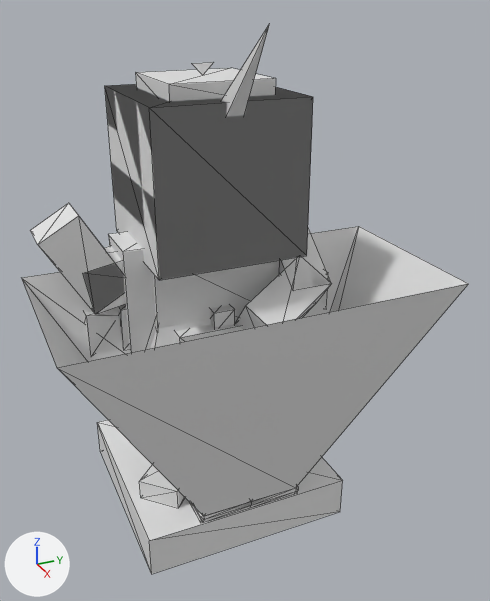
Renders of the OBJ model src/main/resources/assets/hbm/models/trinkets/bobble.obj from each side of a commit.
One viewpoint serves both versions: a 50 mm lens placed at (3.47, -1.32, 3.03), pointed at (0.2, 0.15, 1.39). Every picture has the same lights, and +X, +Y and +Z are marked at lower left. The older version comes first. Mesh edges are drawn as thin lines. Where no turn or scale is listed for an object, it has been applied to the vertices.

The first picture shows 'Cube', 'Drillgon', 'Fluoro', 'FumoHead', 'Glow', 'Head17', 'Horn', 'PeepHat', 'RA', 'Socket'.
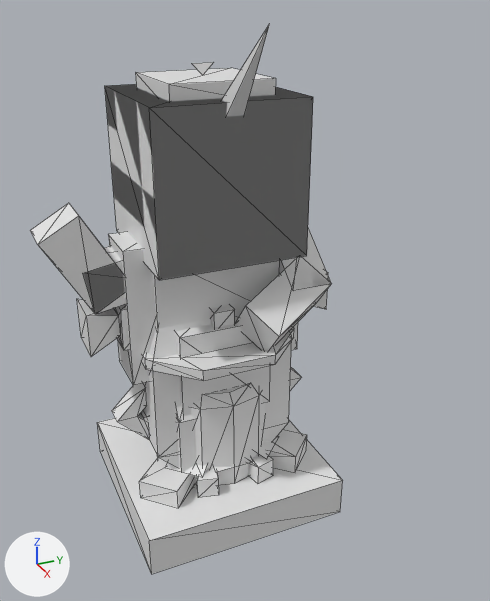
The change, as a list of edits to the scene's bpy script:
```text
Remove ob_fluoro:
    ob_fluoro = bpy.data.objects.new('Fluoro', me_fluoro)
    ob_fluoro.location = (0.0, 0.0, 0.0)
Remove ob_glow:
    ob_glow = bpy.data.objects.new('Glow', me_glow)
    ob_glow.location = (0.0, 0.0, 0.0)
```

Location of each change, [x1, y1, x2, y2] in pixels of the pictures (490 x 601 px):
'Glow', deleted: before [22, 226, 468, 516]
'Fluoro', deleted: before [190, 486, 298, 523]
'Drillgon', unchanged, uncovered by the edit: before [84, 271, 328, 508]; after [77, 271, 328, 508]
'FumoHead', unchanged, uncovered by the edit: before [175, 319, 242, 343]; after [142, 319, 294, 416]
'PelletShine', unchanged, uncovered by the edit: after [157, 385, 265, 485]
'Fumo', unchanged, uncovered by the edit: after [141, 409, 279, 497]
